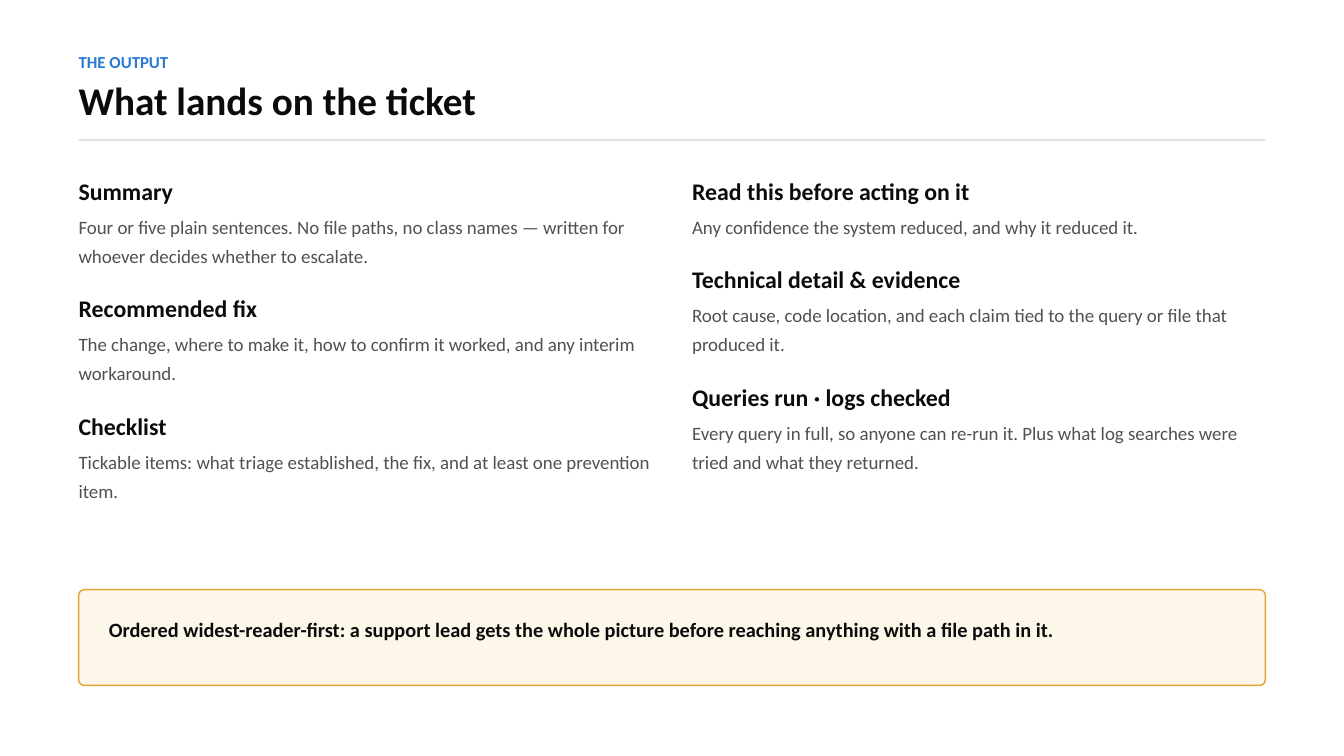
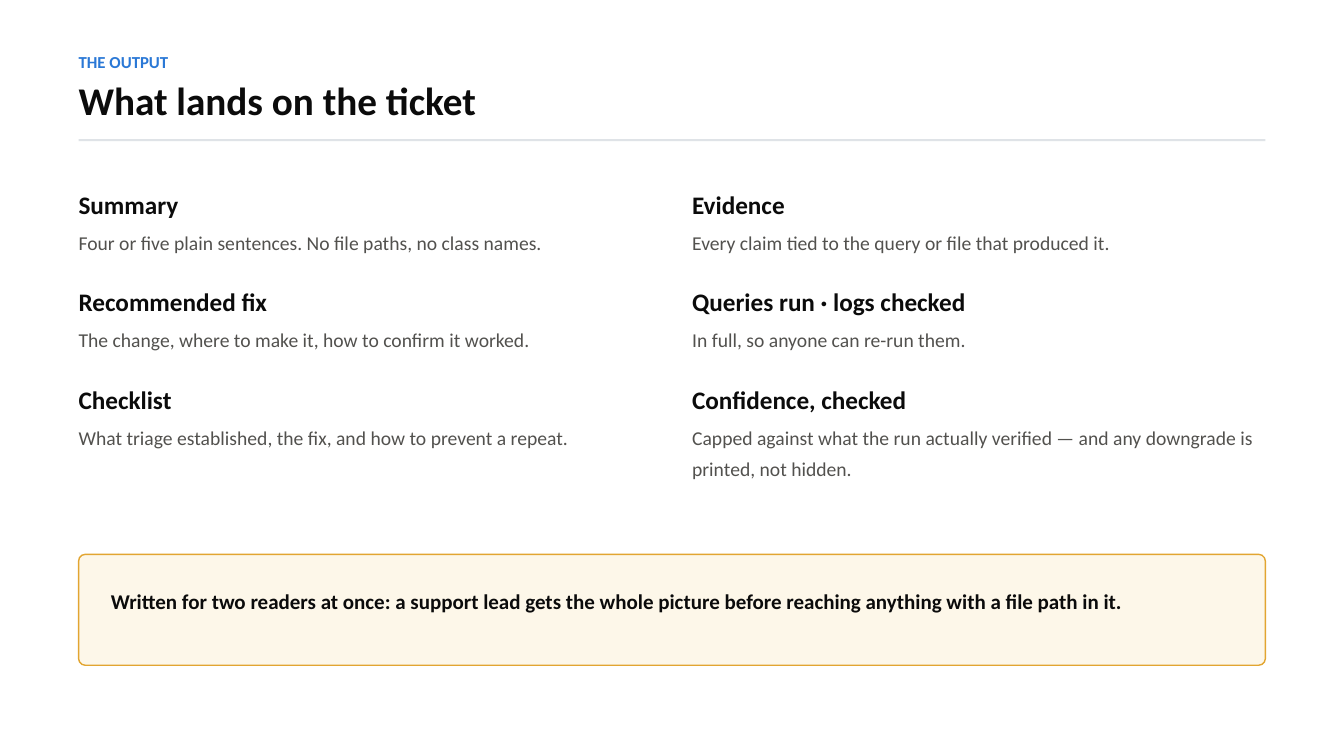
Before and after one commit to khushi-g25/Incident_IQ, a slide deck: slide 4 of docs/Incident_IQ.pptx (slide 6 before the commit). Drawn at 1344x756 pixels with LibreOffice and Linux fonts; fonts in the diff are those of the drawing. Boxes give left, top, right and bottom in pixels: in the first picture for what was removed or moved away, otherwise in the second. Text is boxed around its words. In the diff, an @@ line names an element or a change of style, - is before the commit and + after.

```diff
--- a/docs/Incident_IQ.pptx
+++ b/docs/Incident_IQ.pptx
@@ text at (x1=79, y1=197, x2=268, y2=410): size 17 to 18 pt in "Summary", "Recommended fix", "Checklist" @@
@@ text "Summary" moved from (x1=79, y1=184, x2=649, y2=498) to (x1=79, y1=197, x2=568, y2=449) @@
@@ text at (x1=692, y1=196, x2=1109, y2=253): text changed; size 13.5 to 14 pt @@
-Read this before acting on it
-Any confidence the system reduced, and why it reduced it.
-Technical detail & evidence
-Root cause, code location, and each claim tied to the query or file that produced it.
+Evidence
+Every claim tied to the query or file that produced it.
@@ text "Evidence" moved from (x1=692, y1=183, x2=1237, y2=472) to (x1=692, y1=196, x2=1252, y2=479) @@
@@ text at (x1=79, y1=236, x2=542, y2=253): text changed; size 13.5 to 14 pt @@
-Four or five plain sentences. No file paths, no class names — written for whoever decides whether to escalate.
+Four or five plain sentences. No file paths, no class names.
@@ text at (x1=692, y1=293, x2=965, y2=316): size 17 to 18 pt in "Queries run · logs checked" @@
@@ text at (x1=79, y1=333, x2=529, y2=351): text changed; size 13.5 to 14 pt @@
-The change, where to make it, how to confirm it worked, and any interim workaround.
+The change, where to make it, how to confirm it worked.
@@ text at (x1=692, y1=333, x2=1252, y2=479): text changed; size 13.5 to 14 pt @@
-Every query in full, so anyone can re-run it. Plus what log searches were tried and what they returned.
+In full, so anyone can re-run them.
+Confidence, checked
+Capped against what the run actually verified — and any downgrade is printed, not hidden.
@@ text at (x1=79, y1=431, x2=568, y2=449): text changed; size 13.5 to 14 pt @@
-Tickable items: what triage established, the fix, and at least one prevention item.
+What triage established, the fix, and how to prevent a repeat.
@@ rounded rectangle resized from (x1=79, y1=590, x2=1265, y2=686) to (x1=79, y1=555, x2=1265, y2=665) @@
@@ text at (x1=111, y1=594, x2=1122, y2=613): text changed; size 14.5 to 15 pt @@
-Ordered widest-reader-first: a support lead gets the whole picture before reaching anything with a file path in it.
+Written for two readers at once: a support lead gets the whole picture before reaching anything with a file path in it.
```
Also in this commit, not shown: 3 other slides changed, 8 slides removed, 2 other files.
